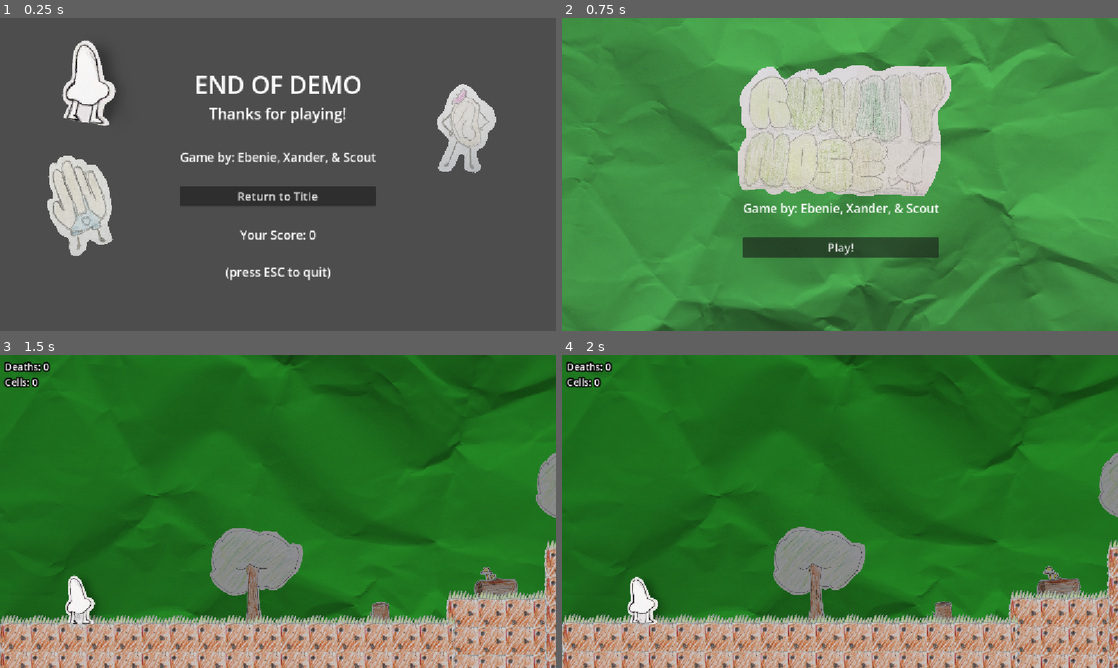
Above: before the commit, frames 1-4 (two rows, left to right).
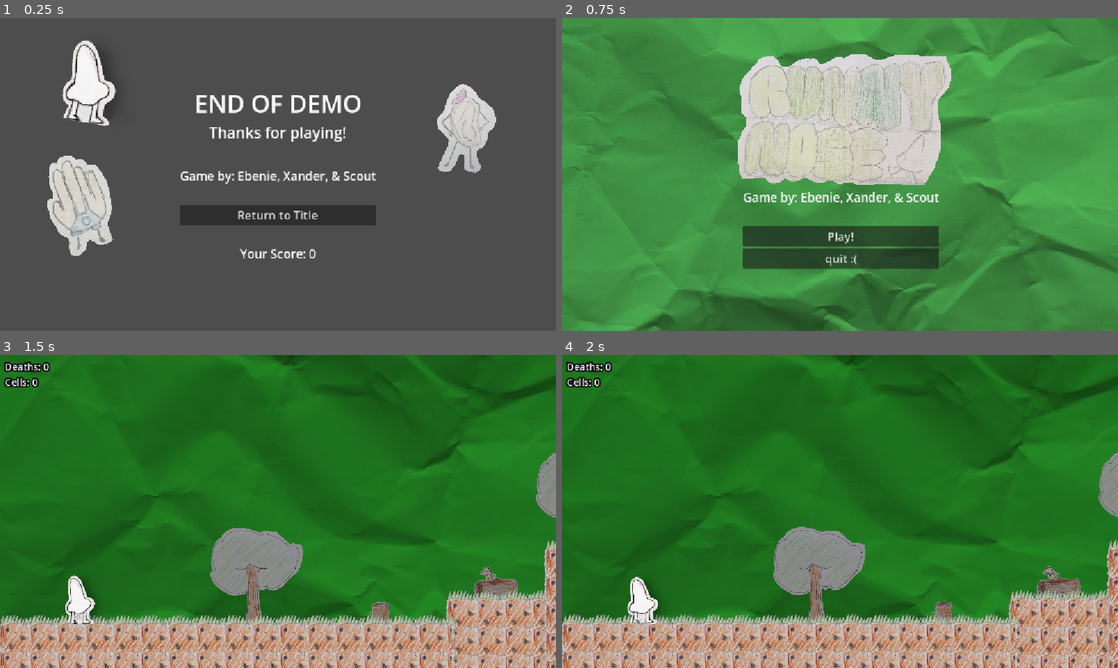
Above: after the commit, the same moments.

Repository: lmg-abe/runny-nose
Game: Godot game, scene res://credits.tscn
Same seed, same stepped clock (60 frames per second), same inputs: the game is played once before the commit and once after it. This scene is started directly instead of the project's main scene. The engine's default icon, where the game draws it, is replaced by a stand-in: a white triangle on a blue panel in a dark square.
Inputs:
- Up to frame 1 (0.25 s): no input
- Up to frame 2 (0.75 s): click "Return to Title" at 0.5 s
- Up to frame 3 (1.5 s): click "Play!" at 1.25 s
- Up to frame 4 (2 s): no input

The runs differ from the first frame. In frame 1, 8.3% of the frame differs, in the area x 32-68%, y 18-84%; in frame 2, 17%, in the area x 0-100%, y 0-100%; in frame 3, nothing differs; in frame 4, nothing differs.

Commit message:
...okay this one's the last one

Diff:
--- a/credits.tscn
+++ b/credits.tscn
@@ -62,13 +62,6 @@
 horizontal_alignment = 1
 script = ExtResource("2_c1t8d")
 
-[node name="Label5" type="Label" parent="MarginContainer/CenterContainer/VBoxContainer" unique_id=510377625]
-layout_mode = 2
-theme_override_font_sizes/font_size = 25
-text = "
-(press ESC to quit)"
-horizontal_alignment = 1
-
 [node name="Handyman" type="Sprite2D" parent="." unique_id=836792449]
 position = Vector2(165, 385)
 rotation = -0.2742872
--- a/end.gd
+++ b/end.gd
@@ -9,4 +9,5 @@
 
 func _on_body_entered(body: Node2D) -> void:
 	if body.name == "Runny":
+		Global.lastCheckpoint=0
 		get_tree().change_scene_to_file("res://credits.tscn")
--- a/menu.tscn
+++ b/menu.tscn
@@ -2,6 +2,7 @@
 
 [ext_resource type="Texture2D" uid="uid://b54wo2levf2yf" path="res://paper.jpg" id="1_mae5d"]
 [ext_resource type="Script" uid="uid://brp6xv3rsik7w" path="res://play.gd" id="2_mae5d"]
+[ext_resource type="Script" uid="uid://dy1ce55vtom8u" path="res://quit.gd" id="3_4hy44"]
 [ext_resource type="Texture2D" uid="uid://q414oq2hgscb" path="res://logo.png" id="3_mae5d"]
 
 [node name="Credits" type="Control" unique_id=1457157402]
@@ -49,9 +50,17 @@
 text = "Play!"
 script = ExtResource("2_mae5d")
 
+[node name="Button2" type="Button" parent="MarginContainer/CenterContainer/VBoxContainer" unique_id=195264997]
+layout_mode = 2
+theme_override_font_sizes/font_size = 24
+text = "quit :("
+script = ExtResource("3_4hy44")
+
 [node name="Logo" type="Sprite2D" parent="MarginContainer/CenterContainer/VBoxContainer" unique_id=1998918623]
 position = Vector2(207, -146)
 scale = Vector2(0.11779776, 0.11779776)
 texture = ExtResource("3_mae5d")
 
 [connection signal="pressed" from="MarginContainer/CenterContainer/VBoxContainer/Button" to="MarginContainer/CenterContainer/VBoxContainer/Button" method="_on_pressed"]
+[connection signal="pressed" from="MarginContainer/CenterContainer/VBoxContainer/Button2" to="MarginContainer/CenterContainer/VBoxContainer/Button" method="_on_button_2_pressed"]
+[connection signal="pressed" from="MarginContainer/CenterContainer/VBoxContainer/Button2" to="MarginContainer/CenterContainer/VBoxContainer/Button2" method="_on_pressed"]
--- /dev/null
+++ b/quit.gd
@@ -0,0 +1,5 @@
+extends Button
+
+
+func _on_pressed() -> void:
+	get_tree().quit()
--- a/return_to_title.gd
+++ b/return_to_title.gd
@@ -4,4 +4,8 @@
 
 
 func _on_pressed() -> void:
+	Global.deaths=0
+	Global.collectables=0
+	Global.got_ear = false
+	Global.got_hand = false
 	get_tree().change_scene_to_file("res://menu.tscn")
Not shown, added: export_presets.cfg
Not shown, added: quit.gd.uid
